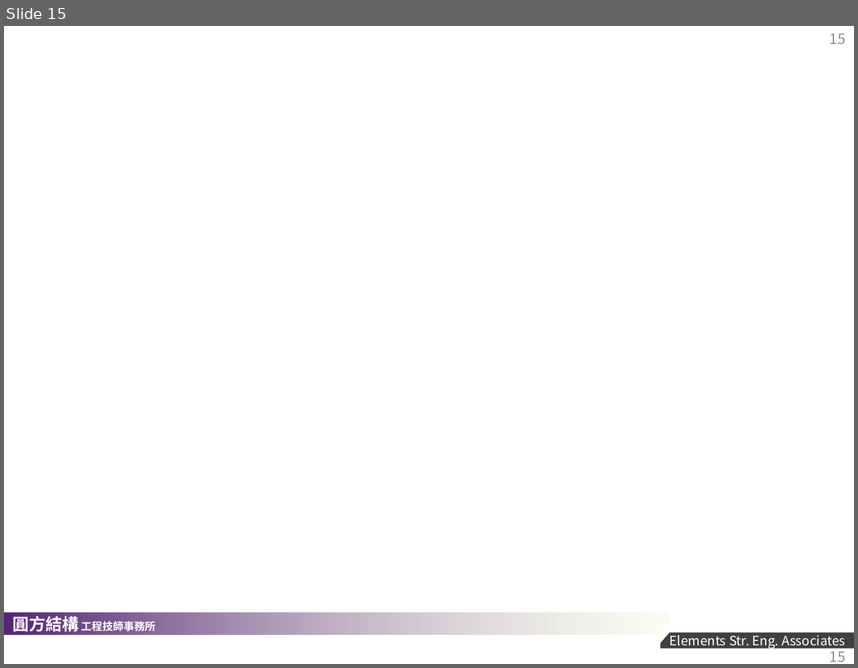
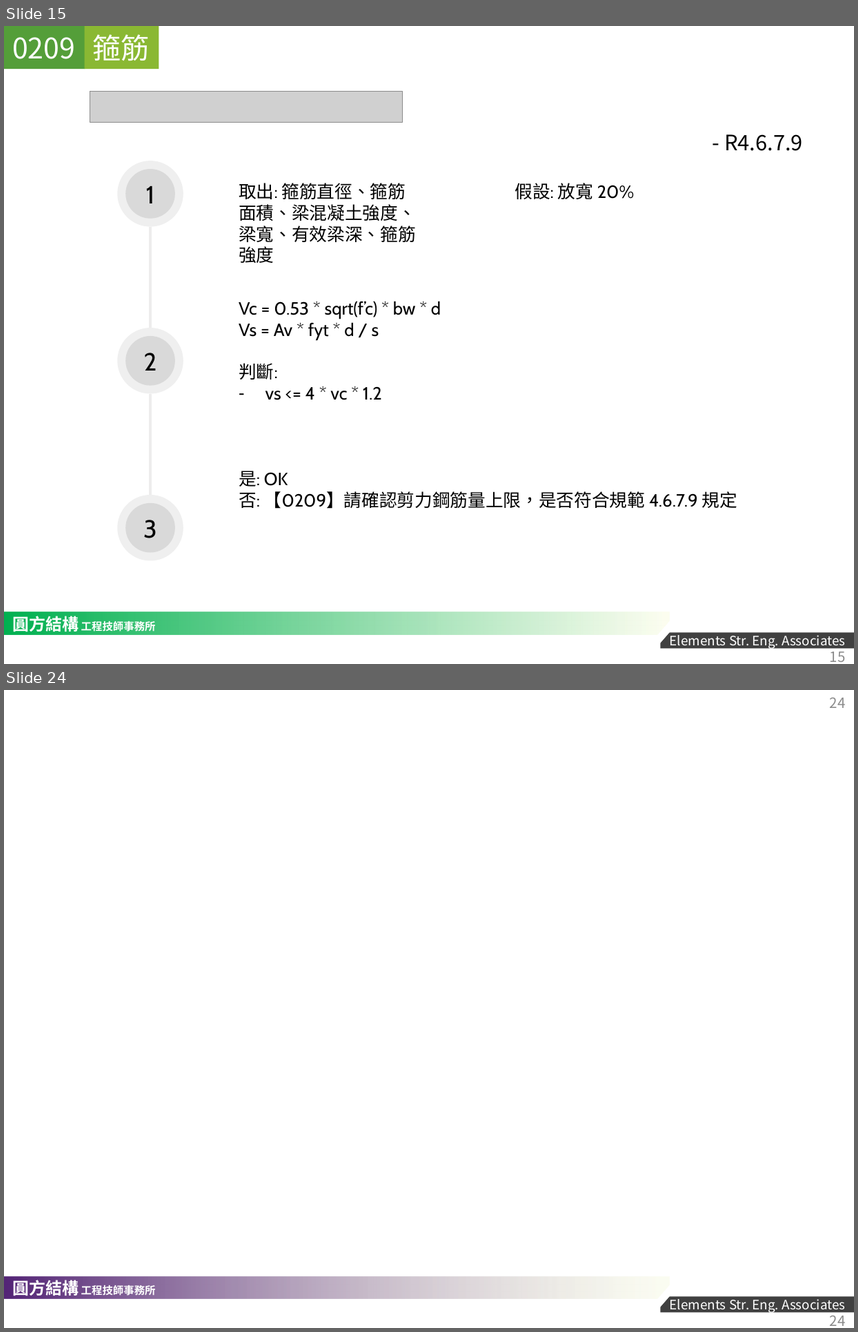
Before and after one commit to skyran1278/VbaProject, a slide deck: 20170524_RCScan/2018-1207 RC SCAN 說明文件.pptx. Shown one above the other, each under a label of ours: slide 15 before the commit, slides 15 and 24 after it; the slides between them are not shown. The pictures are 858x668 and 858x1332 pixels, drawn with LibreOffice and Linux fonts; fonts in the diff are those of the drawing; grey boxes stand for pictures; background and template pictures are left out. Boxes give left, top, right and bottom in pixels: in the first picture for what was removed or moved away, otherwise in the second. Text is boxed around its words. In the diff, an @@ line names an element or a change of style, - is before the commit and + after.

```diff
--- a/20170524_RCScan/2018-1207 RC SCAN 說明文件.pptx
+++ b/20170524_RCScan/2018-1207 RC SCAN 說明文件.pptx
@@ slide 15 added at (4, 26, 854, 664), background #FFFFFF; not listed: 3 template elements that a slide beside it also shows @@
@@ rectangle added at (4, 26, 85, 69), fill #549E39, 24 pt, text #FFFFFF @@
+0209
@@ rectangle added at (85, 26, 159, 69), fill #8AB833, 24 pt, text #FFFFFF @@
+箍筋
@@ picture added at (90, 92, 403, 122) @@
@@ text added at (99, 92, 248, 123), 18 pt, text #000000 @@
+鋼筋間距之限制
@@ text added at (724, 134, 803, 151), 18 pt, text #000000 @@
+- R4.6.7.9
@@ ellipse added at (117, 161, 183, 226), fill #D9D9D9 at 42% opacity, 21 pt, text #000000 @@
+1
@@ ellipse added at (125, 169, 175, 218), fill #D9D9D9 @@
@@ text added at (239, 183, 416, 263), 15 pt, text #000000 @@
+取出: 箍筋直徑、箍筋面積、梁混凝土強度、梁寬、有效梁深、箍筋強度
@@ text added at (515, 183, 634, 199), 15 pt, text #000000 @@
+假設: 放寬 20%
@@ line added from (150, 227) to (150, 328), #EDECEC 2.25 pt @@
@@ text added at (239, 301, 441, 400), 15 pt, text #000000 @@
+Vc = 0.53 * sqrt(f’c) * bw * d
+Vs = Av * fyt * d / s
+判斷:
+– vs <= 4 * vc * 1.2
@@ ellipse added at (117, 328, 183, 393), fill #D9D9D9 at 42% opacity, 21 pt, text #000000 @@
+2
@@ ellipse added at (125, 335, 175, 385), fill #D9D9D9 @@
@@ line added from (150, 393) to (150, 495), #EDECEC 2.25 pt @@
@@ text added at (239, 470, 737, 508), 15 pt, text #000000 @@
+是: OK
+否: 【0209】請確認剪力鋼筋量上限，是否符合規範 4.6.7.9 規定
@@ ellipse added at (117, 495, 183, 560), fill #D9D9D9 at 42% opacity, 21 pt, text #000000 @@
+3
@@ ellipse added at (125, 503, 175, 552), fill #D9D9D9 @@
@@ rectangle added at (4, 612, 670, 635), fill gradient #00B050 to #FBFDED @@
@@ page number added at (830, 647, 846, 661), 12 pt, text #8C8C8C @@
+15
@@ what was slide 15 is now slide 24 @@
@@ page number at (830, 698, 846, 708): text changed @@
-15
+24
@@ page number at (830, 1311, 846, 1325): text changed @@
-15
+24
```
Also in this commit, not shown: 6 slides changed, 16 other slides added, 8 slides removed, 2 other files.
